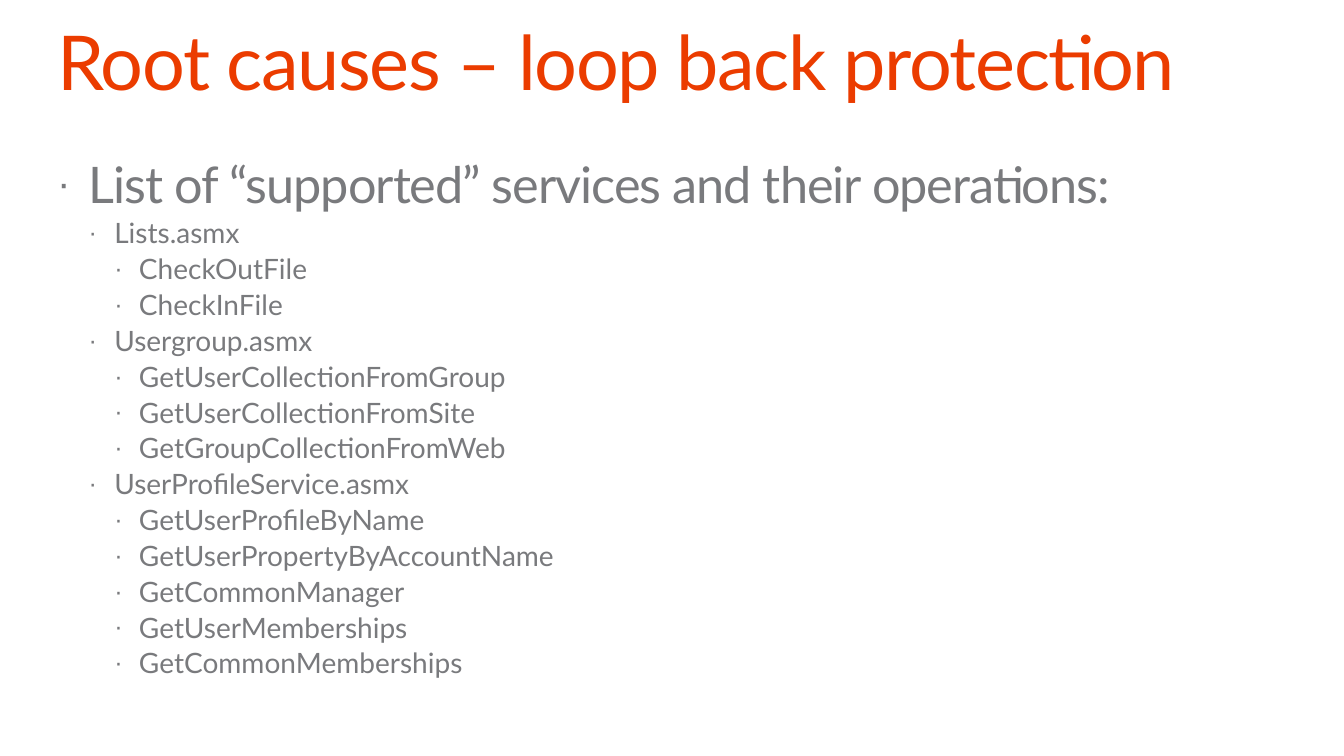
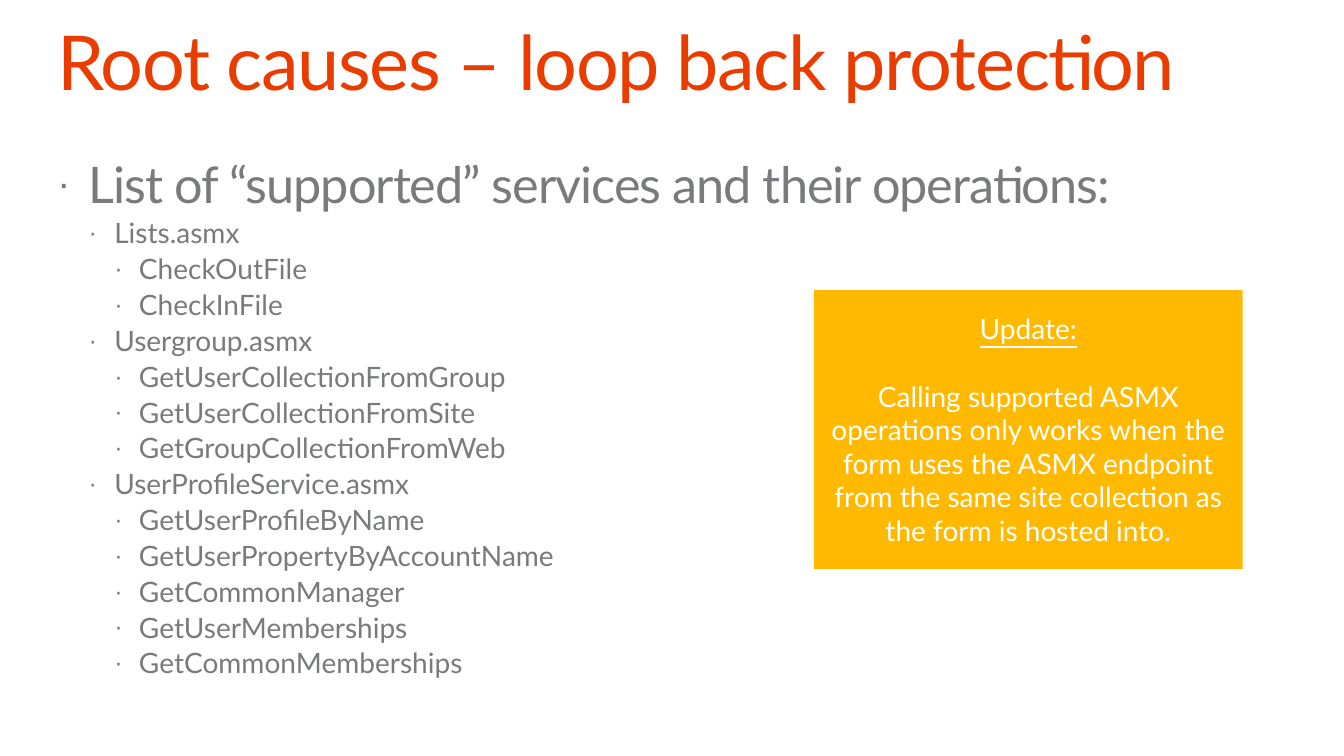
Before and after one commit to pnp/PnP-Transformation, a slide deck: slide 27 of InfoPath/Guidance/Decks/Office 365 JDP InfoPath - Self-service manual.pptx (slide 22 before the commit). Drawn at 1344x756 pixels with LibreOffice and Linux fonts; fonts in the diff are those of the drawing; background and template pictures are left out. Boxes give left, top, right and bottom in pixels: in the first picture for what was removed or moved away, otherwise in the second. Text is boxed around its words. In the diff, an @@ line names an element or a change of style, - is before the commit and + after.

Commit message:
Updated based on recent evolution(no SB anymore) and learning (no ASMX endpoint calling on site collection different than the one hosting the form)

```diff
--- a/InfoPath/Guidance/Decks/Office 365 JDP InfoPath - Self-service manual.pptx
+++ b/InfoPath/Guidance/Decks/Office 365 JDP InfoPath - Self-service manual.pptx
@@ rectangle added at [814,290,1242,570], fill #FFB900, 20 pt, text #FFFFFF @@
+Update:
+Calling supported ASMX operations only works when the form uses the ASMX endpoint from the same site collection as the form is hosted into.
```
Also in this commit, not shown: 22 other slides changed, 10 slides added.
